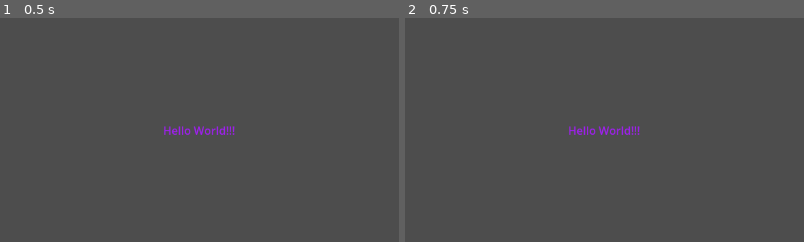
Above: before the commit, frames 1-2 (left to right).
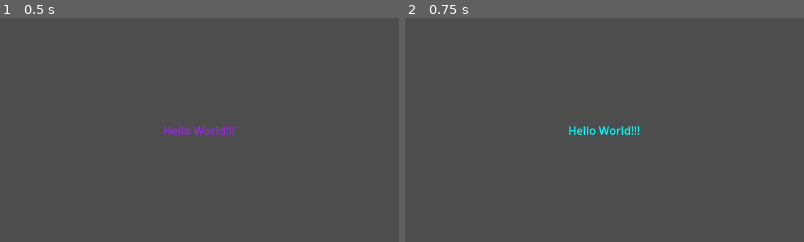
Above: after the commit, the same moments.

Repository: Yusaf-Ahmed/Godot-Tutorial
Game: Godot game, scene res://main.tscn
Two runs of this game, one before a commit and one after it. Both use one fixed random seed, a clock stepped at 60 frames per second and the inputs below.
Inputs:
- Up to frame 1 (0.5 s): no input
- Up to frame 2 (0.75 s): tap Enter at 0.5 s; hold Space (my_action, bound only after the commit) from 0.53 s (still down)
The pictures show only the part of the screen within x 23-73%, y 14-64%; the shares and areas given below are measured in that part.

Frame 1 is identical in both runs. In frame 2, 0.4% of the frame differs, in the area x 41-59%, y 48-53%.

Commit message:
Godot Disco!!!
When SpaceBar is pressed, the colour of label can be changed using the modulate.colour function GScript. Called Input using project ---> project settings ---> input settings and added "my_action" set to SpaceBar. this way i could call "my_action" in ---> if event.is_action_released("event_name_here"):

will make shorter summary in future...lol

Diff:
--- a/godottutorial/main.gd
+++ b/godottutorial/main.gd
@@ -5,3 +5,10 @@
 func _ready():
 	$Label.text = "Hello World!!!"
 	$Label.modulate = Color.PURPLE
+
+func _input(event):
+	if event.is_action_pressed("my_action"):
+		$Label.modulate = Color.CYAN
+
+	if event.is_action_released("my_action"):
+		$Label.modulate = Color.PURPLE
--- a/godottutorial/project.godot
+++ b/godottutorial/project.godot
@@ -15,6 +15,14 @@
 config/features=PackedStringArray("4.3", "Mobile")
 config/icon="res://icon.svg"
 
+[input]
+
+my_action={
+"deadzone": 0.4,
+"events": [Object(InputEventKey,"resource_local_to_scene":false,"resource_name":"","device":-1,"window_id":0,"alt_pressed":false,"shift_pressed":false,"ctrl_pressed":false,"meta_pressed":false,"pressed":false,"keycode":0,"physical_keycode":32,"key_label":0,"unicode":32,"location":0,"echo":false,"script":null)
+]
+}
+
 [rendering]
 
 renderer/rendering_method="mobile"
